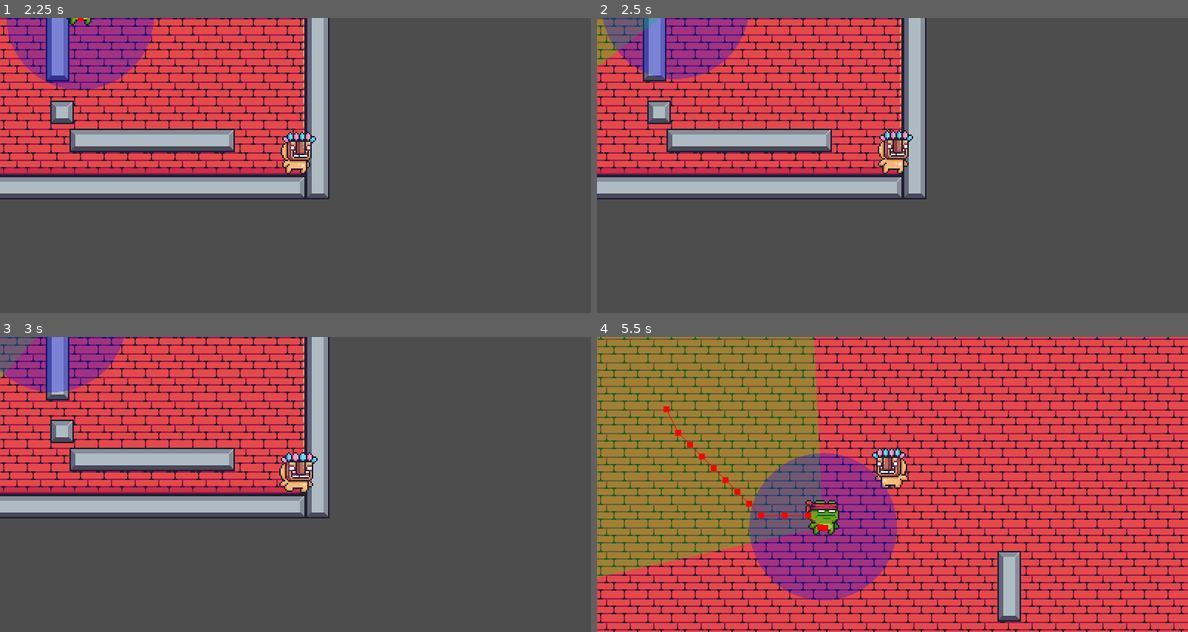
Above: before the commit, frames 1-4 (two rows, left to right).
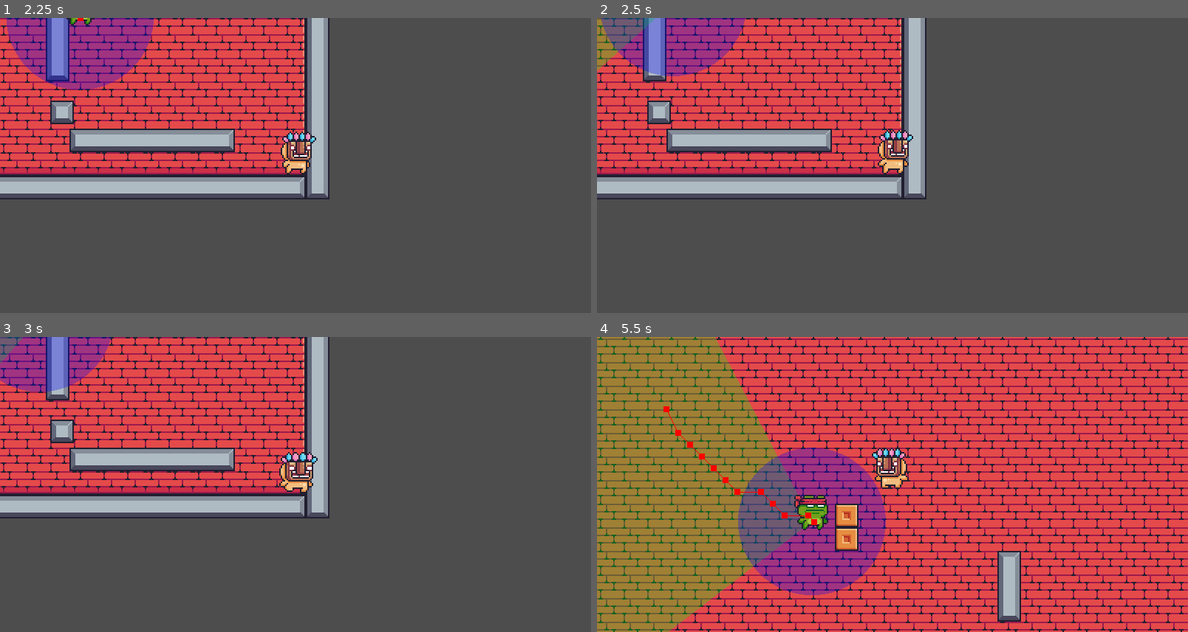
Above: after the commit, the same moments.

Repository: Svarshick/2D-Game-Jam-02.08.2024
Game: Godot game, scene res://world.tscn
Two runs of this game, one before a commit and one after it. Both use one fixed random seed, a clock stepped at 60 frames per second and the inputs below.
Inputs:
- Up to frame 1 (2.25 s): hold D (right) 0.53-1.28 s; hold Escape (back) 1.28-2 s; click "continue" at 2 s
- Up to frame 2 (2.5 s): no input
- Up to frame 3 (3 s): hold D (right) from 2.78 s (still down)
- Up to frame 4 (5.5 s): release D (right) at 3.53 s; hold W (up) 3.53-4.28 s; hold A (left) from 4.28 s (still down)

Frame 1 is identical in both runs. In frame 2, 0.3% of the frame differs, in the area x 0-26%, y 0-21%; in frame 3, 0.8%; in frame 4, 14%, in the area x 0-51%, y 0-100%.

Commit message:
I still want to die

Diff:
--- a/guard/beehaviour/player_visibility.gd
+++ b/guard/beehaviour/player_visibility.gd
@@ -5,7 +5,7 @@
 	if (
 			actor.vision.player_in_range
 			and actor.vision.is_body_in_sector(player)
-			and actor.vision.is_body_felt(player, 0x7)
+			and actor.vision.is_body_felt(player, actor.vision.mask)
 	):
 		return SUCCESS
 	return FAILURE
--- a/guard/guard.gd
+++ b/guard/guard.gd
@@ -39,7 +39,7 @@
 			seek_increment = default_seek_increment
 			seek_decrement = default_seek_decrement
 
-var direction: Vector2
+@export var direction = Vector2.RIGHT
 var seek_increment
 var seek_decrement
 var state: int
@@ -69,7 +69,7 @@
 
 
 func _ready():
-	direction = Vector2.DOWN
+	direction = direction.normalized()
 	speed = 50
 	vision_angle = 100
 	vision_range = 200
@@ -91,6 +91,7 @@
 			"on_notice_seek_decrement"
 			]
 
+
 func make_path(to_position: Vector2) -> void:
 	navigation_agent_2d.target_position = to_position
 
@@ -109,6 +110,7 @@
 func is_illusion_right(illusion: Illusion):
 	return true
 
+
 func _process(delta):
 	queue_redraw()
 
@@ -116,6 +118,7 @@
 func _draw():
 	draw_sector(Vector2.ZERO, direction, vision.range, vision.angle * PI / 180, 20, Color(0, 255, 0, 0.3))
 	draw_circle(Vector2.ZERO, intuition.range,  Color(0, 0, 255, 0.3))
+
 
 func draw_sector(point: Vector2, direction: Vector2, length: float, angle: float, precision: int, color: Color):
 	var current_point = (direction * length).rotated(-angle/2)
--- a/guard/vision.gd
+++ b/guard/vision.gd
@@ -4,6 +4,7 @@
 @onready var guard = $".."
 @onready var collision_shape_2d = $CollisionShape2D
 
+var mask = 0b10011
 var angle: float
 var range: float:
 	set(value):
--- /dev/null
+++ b/hideout/Table.tscn
@@ -0,0 +1,20 @@
+[gd_scene load_steps=4 format=3 uid="uid://bk5micab20v5e"]
+
+[ext_resource type="Script" path="res://hideout/hideout.gd" id="1_tdwdn"]
+[ext_resource type="Texture2D" uid="uid://dklstmlbtc3vv" path="res://Pixel Adventure 1/Free/Terrain/Terrain (16x16).png" id="2_yxgdk"]
+
+[sub_resource type="RectangleShape2D" id="RectangleShape2D_6hif0"]
+size = Vector2(16, 16)
+
+[node name="Table" type="Area2D"]
+collision_layer = 0
+collision_mask = 0
+script = ExtResource("1_tdwdn")
+
+[node name="Sprite2D" type="Sprite2D" parent="."]
+texture = ExtResource("2_yxgdk")
+region_enabled = true
+region_rect = Rect2(192, 144, 16, 16)
+
+[node name="CollisionShape2D" type="CollisionShape2D" parent="."]
+shape = SubResource("RectangleShape2D_6hif0")
--- /dev/null
+++ b/hideout/hideout.gd
@@ -0,0 +1,5 @@
+extends Area2D
+class_name Hideout
+
+
+var dencity = 1.0
--- a/project.godot
+++ b/project.godot
@@ -78,6 +78,7 @@
 2d_physics/layer_2="player"
 2d_physics/layer_3="entity "
 2d_physics/layer_4="illusion"
+2d_physics/layer_5="hideout"
 
 [rendering]
 
--- a/world.tscn
+++ b/world.tscn
@@ -7,6 +7,7 @@
 [ext_resource type="Texture2D" uid="uid://dklstmlbtc3vv" path="res://Pixel Adventure 1/Free/Terrain/Terrain (16x16).png" id="4_5sd5c"]
 [ext_resource type="PackedScene" uid="uid://sjude81s1opk" path="res://ui/ui.tscn" id="5_fxo6a"]
 [ext_resource type="PackedScene" uid="uid://cyy6w6aha0yvs" path="res://illusions/WallIllusion.tscn" id="7_2pbk6"]
+[ext_resource type="PackedScene" uid="uid://bk5micab20v5e" path="res://hideout/Table.tscn" id="8_ag3f2"]
 
 [sub_resource type="NavigationPolygon" id="NavigationPolygon_2itf2"]
 vertices = PackedVector2Array(8, 8, -8, 8, -8, -8, 8, -8)
@@ -546,8 +547,15 @@
 
 [node name="Guard" parent="." instance=ExtResource("3_g82tl")]
 position = Vector2(292, 131)
+up_direction = Vector2(-0.99995, -0.0099995)
 
 [node name="ui" parent="." instance=ExtResource("5_fxo6a")]
 
 [node name="WallIllusion" parent="." instance=ExtResource("7_2pbk6")]
 position = Vector2(235, 165)
+
+[node name="Table" parent="." instance=ExtResource("8_ag3f2")]
+position = Vector2(122, 88)
+
+[node name="Table2" parent="." instance=ExtResource("8_ag3f2")]
+position = Vector2(122, 72)
Not shown: 1 places in world.tscn that only renumber resources
